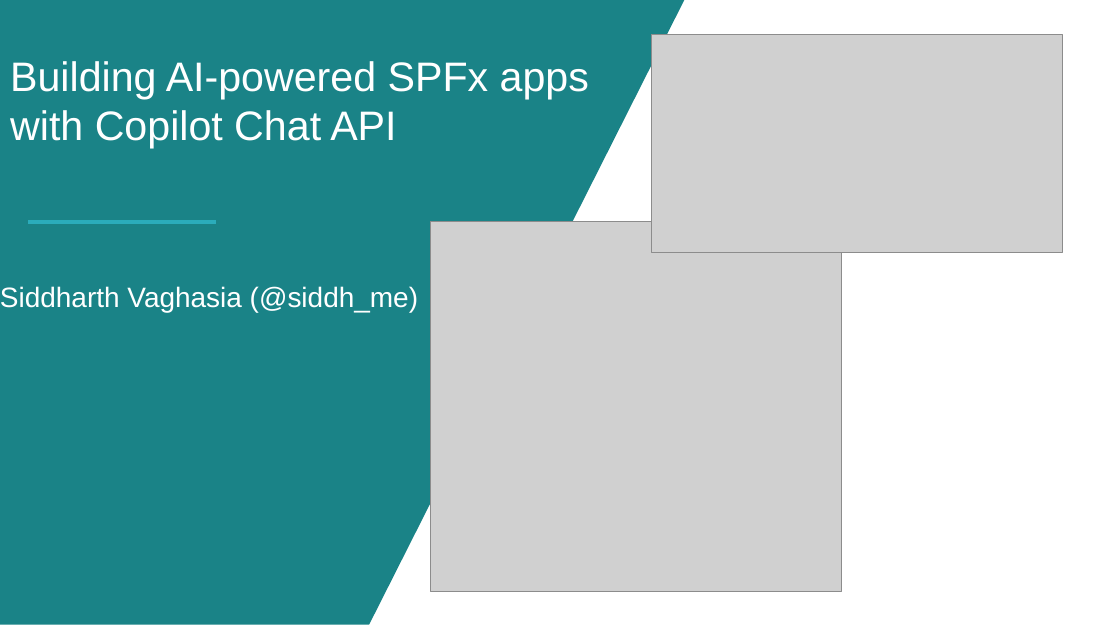
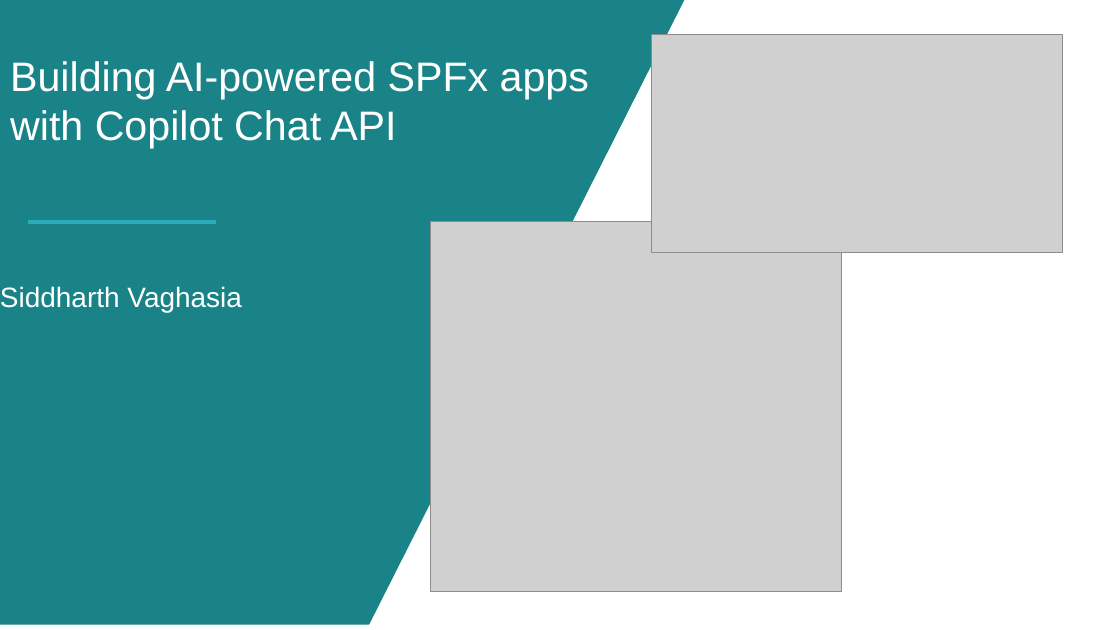
Before and after one commit to siddharth-vaghasia/public-docs, a slide deck: slide 1 of PnP_02_04_2026_CopilotChatAPIinSPFx.pptx. Drawn at 1120x630 pixels with LibreOffice and Linux fonts; fonts in the diff are those of the drawing; grey boxes stand for pictures; background and template pictures are left out. Boxes give left, top, right and bottom in pixels: in the first picture for what was removed or moved away, otherwise in the second. Text is boxed around its words. In the diff, an @@ line names an element or a change of style, - is before the commit and + after.

```diff
--- a/PnP_02_04_2026_CopilotChatAPIinSPFx.pptx
+++ b/PnP_02_04_2026_CopilotChatAPIinSPFx.pptx
@@ text at <box>0,286,242,313</box>: text changed @@
-Siddharth Vaghasia (@siddh_me)
+Siddharth Vaghasia
```
Also in this commit, not shown: 3 other slides changed, 1 slide added.
